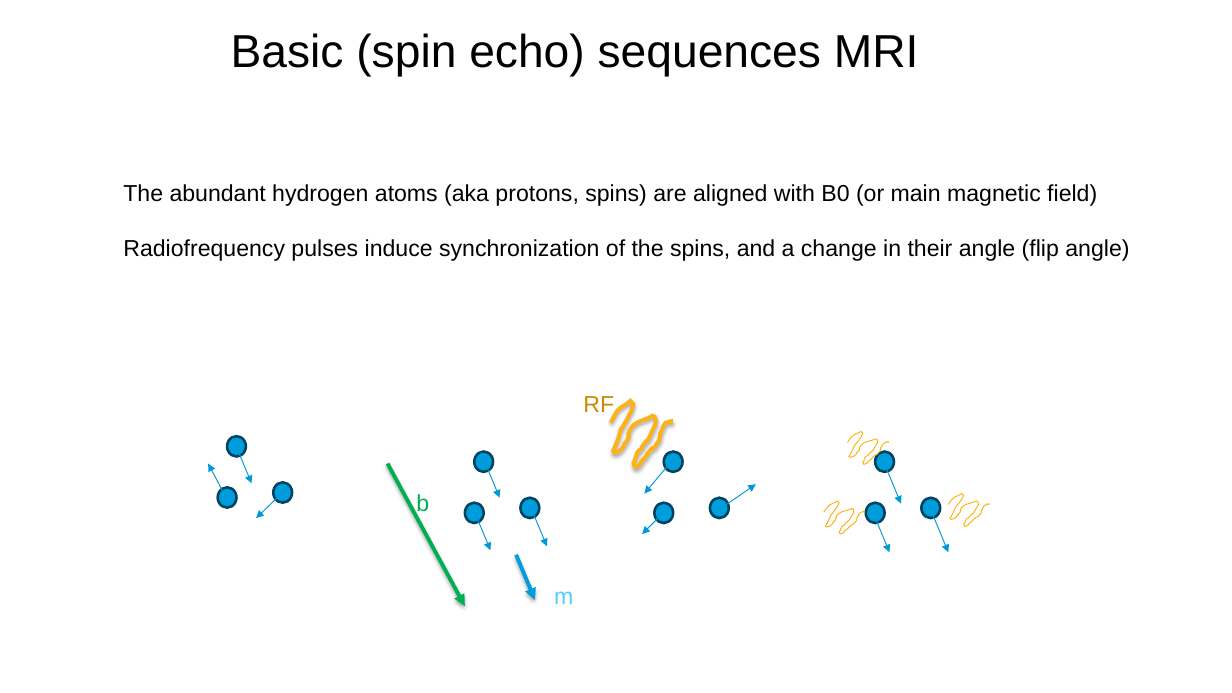
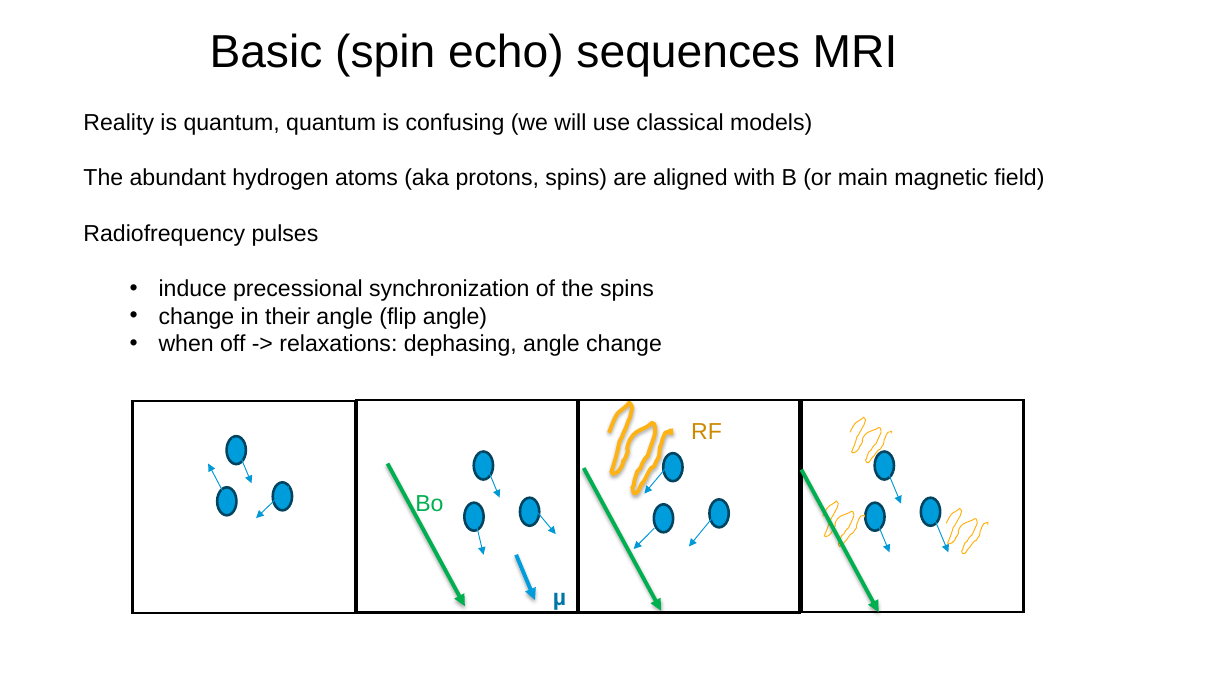
Before and after one commit to esciencecenter-digital-skills/medical-image-processing-materials, a slide deck: slide 5 of presentations/mri_lecture.pptx. Drawn at 1232x693 pixels with LibreOffice and Linux fonts; fonts in the diff are those of the drawing; background and template pictures are left out. Boxes give left, top, right and bottom in pixels: in the first picture for what was removed or moved away, otherwise in the second. Text is boxed around its words. In the diff, an @@ line names an element or a change of style, - is before the commit and + after.

```diff
--- a/presentations/mri_lecture.pptx
+++ b/presentations/mri_lecture.pptx
@@ text "Basic (spin echo) sequences MRI": place and size @@
-text "Basic (spin echo) sequences MRI" at (231,33,919,76)
+text "Basic (spin echo) sequences MRI" at (210,33,898,76)
@@ text at (83,113,1044,356): text changed @@
-The abundant hydrogen atoms (aka protons, spins) are aligned with B0 (or main magnetic field)
-Radiofrequency pulses induce synchronization of the spins, and a change in their angle (flip angle)
+Reality is quantum, quantum is confusing (we will use classical models)
+The abundant hydrogen atoms (aka protons, spins) are aligned with B (or main magnetic field)
+Radiofrequency pulses
+  • induce precessional synchronization of the spins
+  • change in their angle (flip angle)
+  • when off -> relaxations: dephasing, angle change
@@ rectangle added at (132,401,355,614), outline #000000 2 pt @@
@@ rectangle added at (357,400,579,613), outline #000000 2 pt @@
@@ rectangle added at (578,400,800,613), outline #000000 2 pt @@
@@ freeform shape: place and size @@
-freeform shape at (611,401,671,467)
+freeform shape at (609,403,671,494)
@@ text "RF" rewrapped from (583,396,614,418) to (691,423,722,439) @@
@@ rectangle added at (801,400,1024,613), outline #000000 2 pt @@
@@ freeform shape: place and size @@
-freeform shape at (848,432,888,465)
+freeform shape at (850,418,892,463)
@@ ellipse: place and size @@
-ellipse at (227,436,246,457)
+ellipse at (226,436,246,464)
@@ ellipse: place and size @@
-ellipse at (474,452,493,472)
+ellipse at (474,452,494,480)
@@ arrow added from (584, 469) to (661, 611), #00B050 3 pt @@
@@ ellipse: place and size @@
-ellipse at (664,452,682,472)
+ellipse at (664,453,683,481)
@@ arrow added from (801, 470) to (879, 612), #00B050 3 pt @@
@@ ellipse: place and size @@
-ellipse at (875,452,894,472)
+ellipse at (875,452,895,480)
@@ ellipse: place and size @@
-ellipse at (218,487,237,507)
+ellipse at (217,487,237,515)
@@ ellipse: place and size @@
-ellipse at (274,482,292,503)
+ellipse at (273,482,292,510)
@@ text at (415,495,443,517): text changed @@
-b
+Bo
@@ ellipse: place and size @@
-ellipse at (465,503,483,523)
+ellipse at (465,503,484,531)
@@ arrow moved from (471, 506) - (491, 550) to (471, 506) - (483, 555) @@
@@ ellipse: place and size @@
-ellipse at (520,498,539,518)
+ellipse at (520,498,540,526)
@@ arrow moved from (529, 501) - (547, 546) to (529, 501) - (555, 534) @@
@@ ellipse: place and size @@
-ellipse at (654,503,673,523)
+ellipse at (654,505,674,532)
@@ arrow moved from (720, 509) - (756, 484) to (720, 509) - (689, 546) @@
@@ ellipse: place and size @@
-ellipse at (710,498,728,518)
+ellipse at (710,499,729,527)
@@ freeform shape: place and size @@
-freeform shape at (824,501,865,534)
+freeform shape at (823,501,864,546)
@@ ellipse: place and size @@
-ellipse at (866,503,884,523)
+ellipse at (865,503,884,531)
@@ ellipse: place and size @@
-ellipse at (921,498,940,518)
+ellipse at (921,498,941,526)
@@ freeform shape: place and size @@
-freeform shape at (948,494,989,527)
+freeform shape at (946,508,988,554)
@@ arrow moved from (663, 514) - (642, 534) to (654, 529) - (634, 549) @@
@@ text at (553,592,566,610): text changed; text colour #52CDFF to #0076A6; bold on @@
-m
+µ
```
Also in this commit, not shown: 2 other slides changed.
